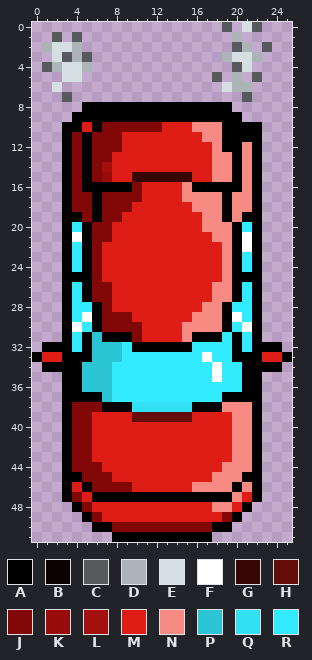
A pixel-art sprite gets an edit: Maze/img/CursorCar.png. The picture above is the old version.
The file is 26x52 pixels. Colours within 5 levels of each other are drawn and written as one.
Palette (. is transparent): A #000000  B #0a0101  C #565a5c  D #acb4b8  E #d4dee3  F #ffffff  G #360705  H #650d0a  J #820707  K #980c0b  L #a30f0c  M #de1d16  N #f78b83  P #2bc5d6  Q #31e0f3  R #33ebff
The same view after the edit:
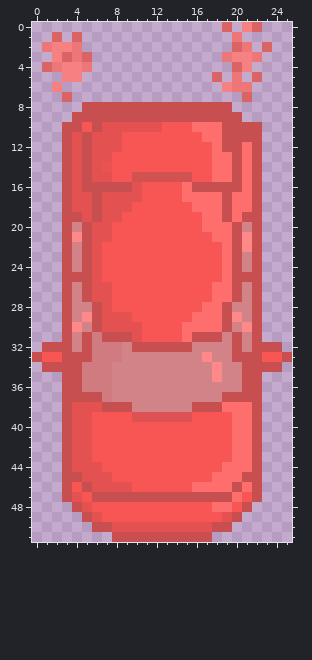
Difference:
Colour A changes from #000000 to #c74f4f.
Colour C changes from #565a5c to #da6364.
Colour D changes from #acb4b8 to #ed7778.
Colour E changes from #d4dee3 to #f58182.
Colour F changes from #ffffff to #ff8888.
Colour G changes from #360705 to #d25151.
Colour H changes from #650d0a to #dd5252.
Colour J changes from #820707 to #e35151.
Colour L changes from #a30f0c to #eb5352.
Colour M changes from #de1d16 to #f85654.
Colour N changes from #f78b83 to #fd6e6c.
Colour P changes from #2bc5d6 to #d07b7f.
Colour R changes from #33ebff to #d28388.
Colour A replaces colour B in row 38 at x 7 to 9 and 16 to 18.
Colour J replaces colour K in row 15 at x 7.
Colour R replaces colour Q in row 38 at x 10 to 15.
Changed places in both pictures, as pixel boxes (x1, y1, x2, y2):
changed: (32, 22, 292, 542)
